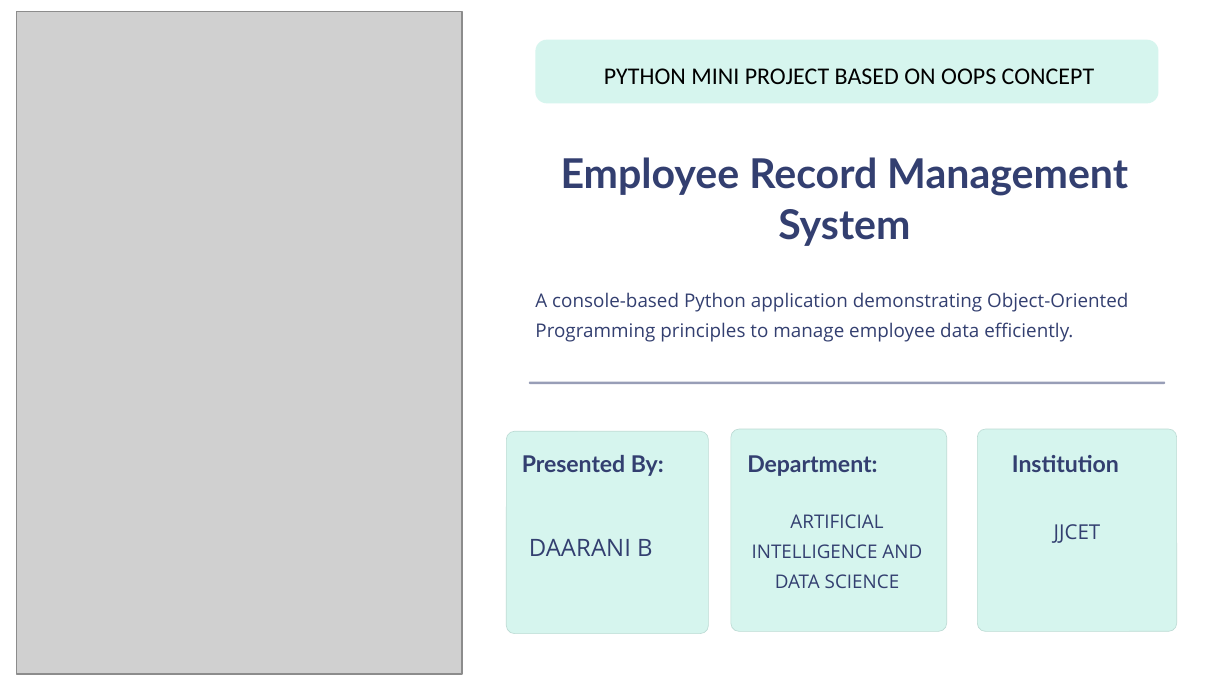
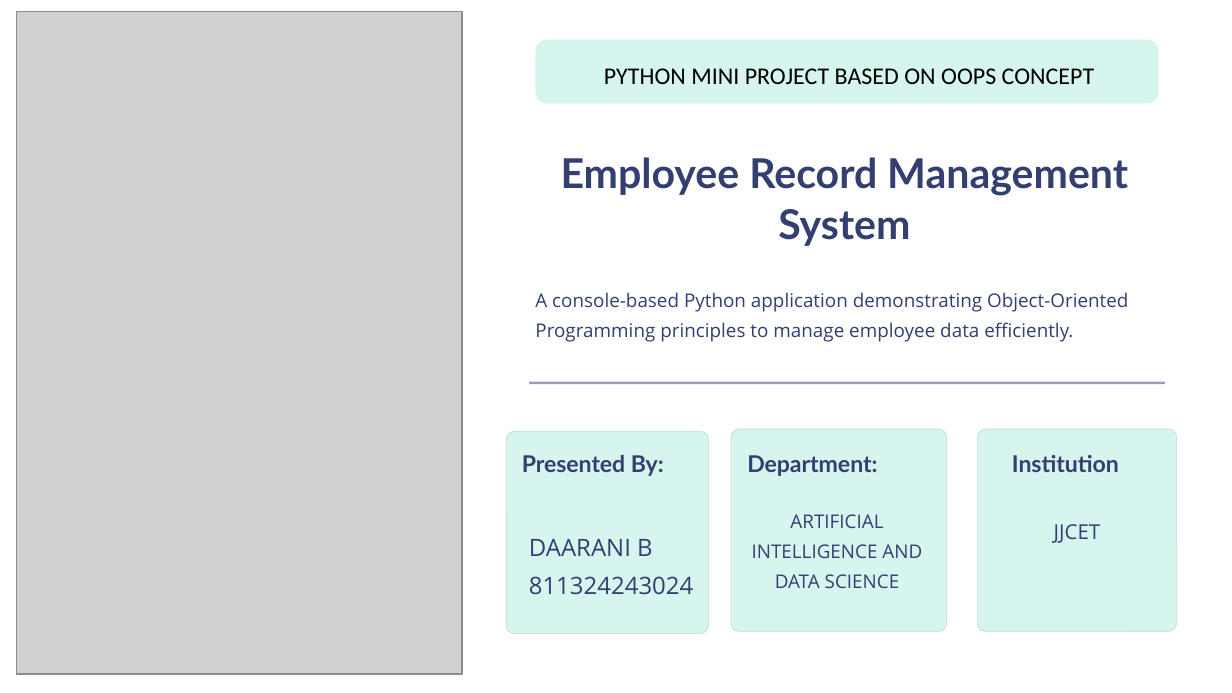
Before and after one commit to daarani24/Employee_Record_Management_System, a slide deck: slide 1 of Employee-Record-Management-System (1).pptx. Drawn at 1232x693 pixels with LibreOffice and Linux fonts; fonts in the diff are those of the drawing; grey boxes stand for pictures; background and template pictures are left out. Boxes give left, top, right and bottom in pixels: in the first picture for what was removed or moved away, otherwise in the second. Text is boxed around its words. In the diff, an @@ line names an element or a change of style, - is before the commit and + after.

```diff
--- a/Employee-Record-Management-System (1).pptx
+++ b/Employee-Record-Management-System (1).pptx
@@ text at [529, 576, 694, 594]: paragraph added @@
+811324243024
```
Also in this commit, not shown: 1 other slide changed, 2 slides added.
